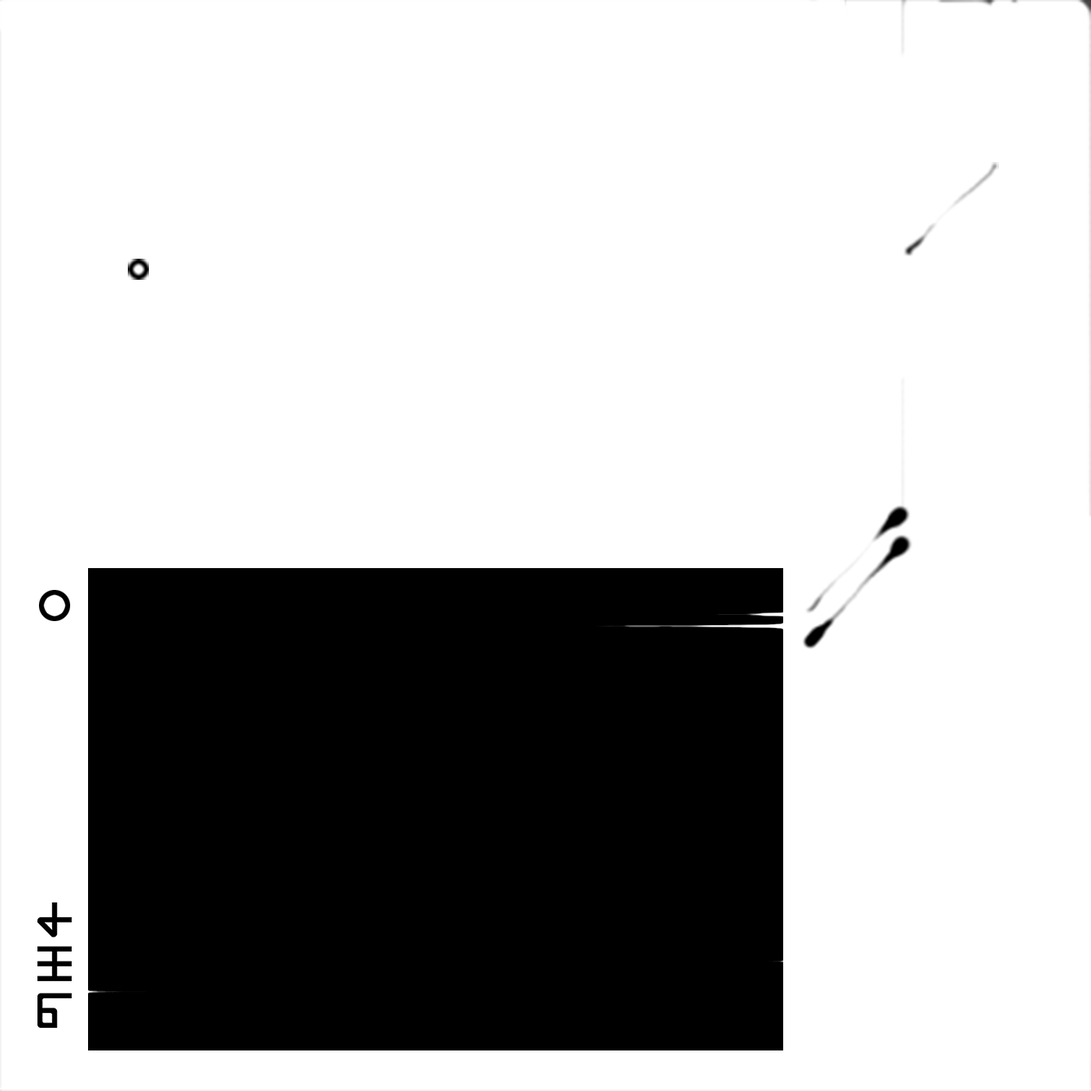
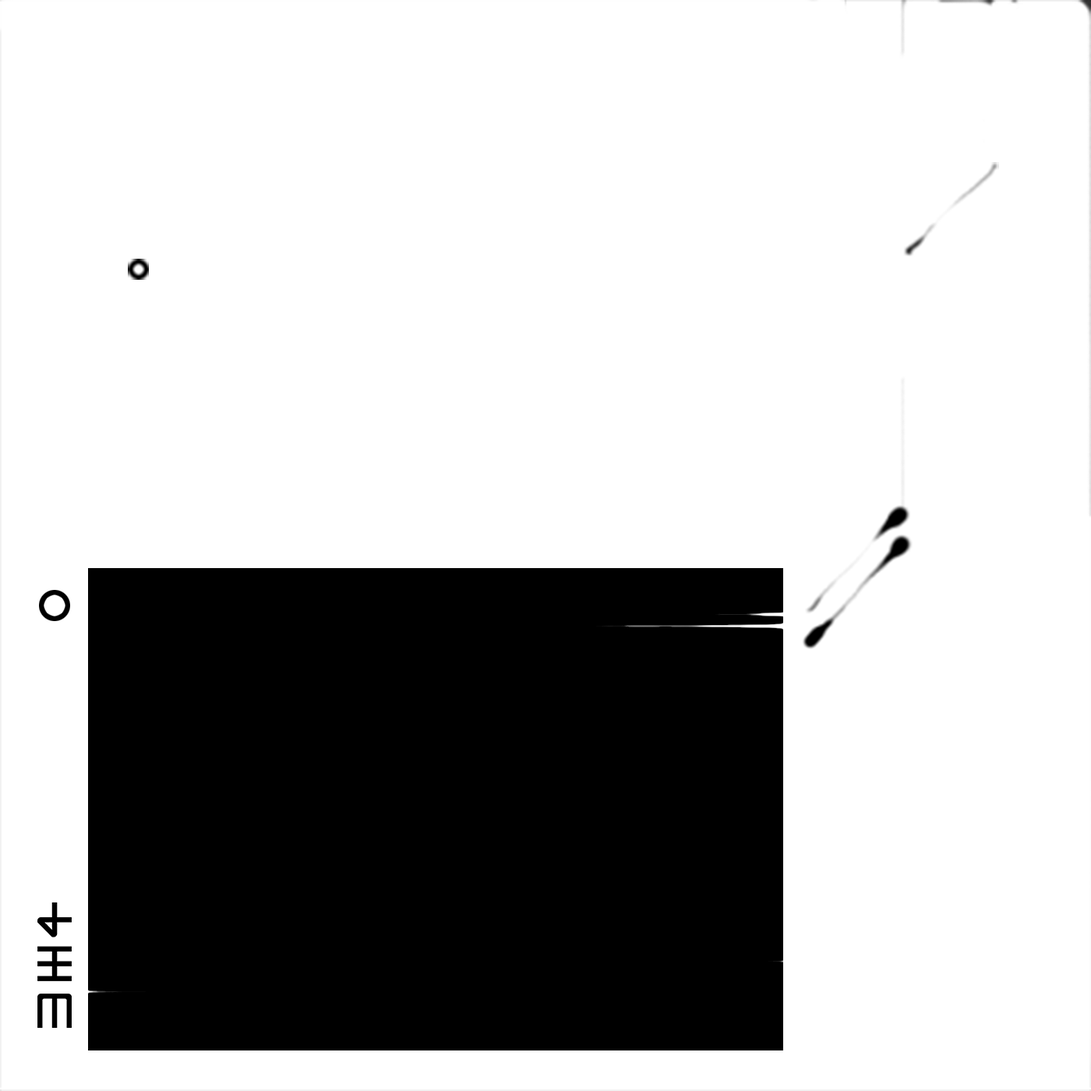
Two versions of the same layered image (1091 × 1091). Layer-by-layer changes:
added layer "Layer 19" above "Layer 20" over [37, 994, 72, 1029]
added layer "Layer 20" above "Layer 18" over [37, 993, 72, 1029]
painted on "Layer 17" over [42, 922, 54, 1024]
painted on "Layer 1" over [37, 0, 1091, 1029]
